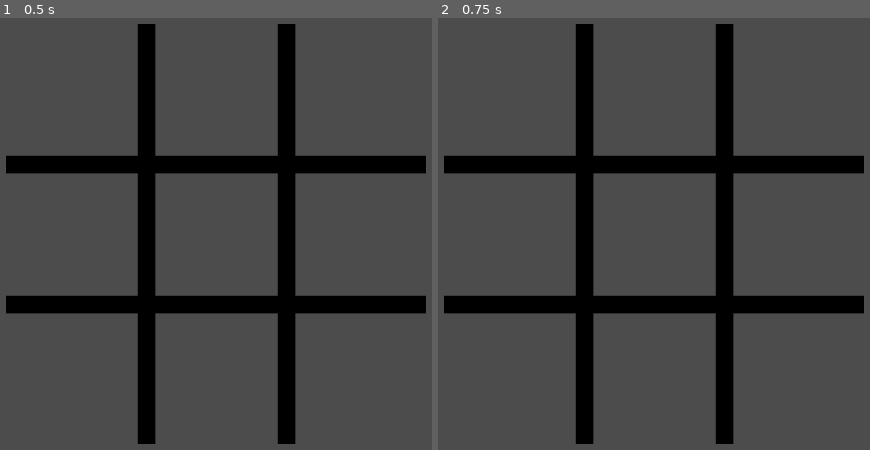
Above: before the commit, frames 1-2 (left to right).
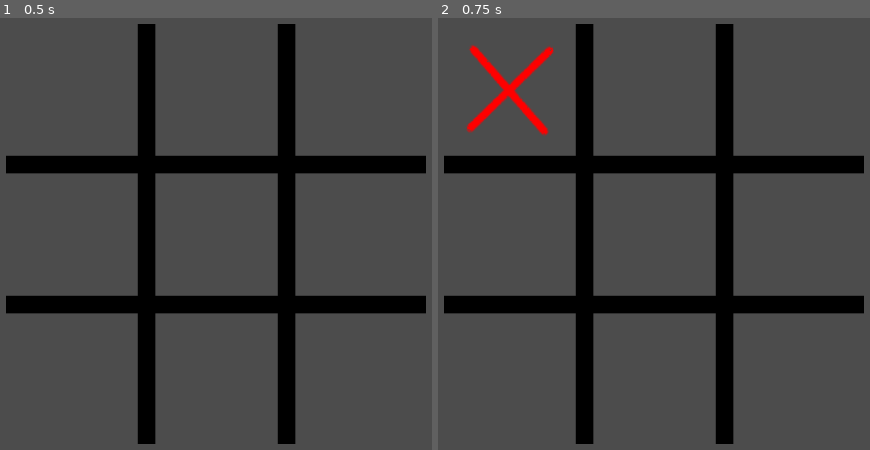
Above: after the commit, the same moments.

Repository: edd34/TicTacToe_Godot
Game: Godot game, scene res://Scenes/Play.tscn
The game is run twice, just before and just after one commit, with the same random seed, the same clock (stepped at 60 frames per second) and the same inputs. The project has no main scene, so this scene is started directly.
Inputs (mouse positions are in pixels of both pictures, inside the frame that each line leads up to):
- Up to frame 1 (0.5 s): no input
- Up to frame 2 (0.75 s): click (511, 91) at 0.52 s

Frame 1 is identical in both runs. In frame 2, 1.1% of the frame differs, in the area x 6-27%, y 6-28%.

Commit message:
attached script for playing one player game

Diff:
--- a/Scenes/Play.tscn
+++ b/Scenes/Play.tscn
@@ -1,11 +1,349 @@
-[gd_scene load_steps=2 format=2]
+[gd_scene load_steps=4 format=2]
 
 [ext_resource path="res://Assets/board.png" type="Texture" id=1]
+[ext_resource path="res://Scripts/Sprite_player.gd" type="Script" id=2]
+[ext_resource path="res://Scripts/button/button.gd" type="Script" id=3]
 
 [node name="Node" type="Node" index="0"]
 
 [node name="grid" type="Sprite" parent="." index="0"]
 
+editor/display_folded = true
 position = Vector2( 240, 320 )
 scale = Vector2( 1.16667, 1.16667 )
 texture = ExtResource( 1 )
+_sections_unfolded = [ "Transform" ]
+
+[node name="0" type="Node2D" parent="grid" index="0"]
+
+editor/display_folded = true
+position = Vector2( -123.347, -123.362 )
+scale = Vector2( 1.7704, 1.76991 )
+_sections_unfolded = [ "Transform" ]
+
+[node name="Sprite" type="Sprite" parent="grid/0" index="0"]
+
+script = ExtResource( 2 )
+
+[node name="TextureButton" type="TextureButton" parent="grid/0" index="1"]
+
+anchor_left = 0.0
+anchor_top = 0.0
+anchor_right = 0.0
+anchor_bottom = 0.0
+margin_left = -32.0
+margin_top = -31.0
+margin_right = 32.0
+margin_bottom = 32.0
+rect_pivot_offset = Vector2( 0, 0 )
+rect_clip_content = false
+focus_mode = 2
+mouse_filter = 0
+mouse_default_cursor_shape = 0
+size_flags_horizontal = 1
+size_flags_vertical = 1
+toggle_mode = false
+enabled_focus_mode = 2
+shortcut = null
+group = null
+expand = true
+script = ExtResource( 3 )
+_sections_unfolded = [ "Anchor", "Focus", "Margin", "Rect" ]
+
+[node name="1" type="Node2D" parent="grid" index="1"]
+
+editor/display_folded = true
+position = Vector2( 0.388551, -123.362 )
+scale = Vector2( 1.65372, 1.76991 )
+_sections_unfolded = [ "Transform" ]
+
+[node name="Sprite" type="Sprite" parent="grid/1" index="0"]
+
+script = ExtResource( 2 )
+
+[node name="TextureButton" type="TextureButton" parent="grid/1" index="1"]
+
+anchor_left = 0.0
+anchor_top = 0.0
+anchor_right = 0.0
+anchor_bottom = 0.0
+margin_left = -32.0
+margin_top = -32.0
+margin_right = 32.0
+margin_bottom = 32.0
+rect_pivot_offset = Vector2( 0, 0 )
+rect_clip_content = false
+focus_mode = 2
+mouse_filter = 0
+mouse_default_cursor_shape = 0
+size_flags_horizontal = 1
+size_flags_vertical = 1
+toggle_mode = false
+enabled_focus_mode = 2
+shortcut = null
+group = null
+expand = true
+script = ExtResource( 3 )
+
+[node name="2" type="Node2D" parent="grid" index="2"]
+
+editor/display_folded = true
+position = Vector2( 124.285, -123.362 )
+scale = Vector2( 1.74107, 1.76991 )
+_sections_unfolded = [ "Transform" ]
+
+[node name="Sprite" type="Sprite" parent="grid/2" index="0"]
+
+script = ExtResource( 2 )
+
+[node name="TextureButton" type="TextureButton" parent="grid/2" index="1"]
+
+anchor_left = 0.0
+anchor_top = 0.0
+anchor_right = 0.0
+anchor_bottom = 0.0
+margin_left = -32.0
+margin_top = -32.0
+margin_right = 32.0
+margin_bottom = 31.0
+rect_pivot_offset = Vector2( 0, 0 )
+rect_clip_content = false
+focus_mode = 2
+mouse_filter = 0
+mouse_default_cursor_shape = 0
+size_flags_horizontal = 1
+size_flags_vertical = 1
+toggle_mode = false
+enabled_focus_mode = 2
+shortcut = null
+group = null
+expand = true
+script = ExtResource( 3 )
+
+[node name="3" type="Node2D" parent="grid" index="3"]
+
+editor/display_folded = true
+position = Vector2( -123.347, 0.729499 )
+scale = Vector2( 1.7704, 1.62994 )
+_sections_unfolded = [ "Transform" ]
+
+[node name="Sprite" type="Sprite" parent="grid/3" index="0"]
+
+script = ExtResource( 2 )
+
+[node name="TextureButton" type="TextureButton" parent="grid/3" index="1"]
+
+anchor_left = 0.0
+anchor_top = 0.0
+anchor_right = 0.0
+anchor_bottom = 0.0
+margin_left = -32.0
+margin_top = -32.0
+margin_right = 32.0
+margin_bottom = 32.0
+rect_pivot_offset = Vector2( 0, 0 )
+rect_clip_content = false
+focus_mode = 2
+mouse_filter = 0
+mouse_default_cursor_shape = 0
+size_flags_horizontal = 1
+size_flags_vertical = 1
+toggle_mode = false
+enabled_focus_mode = 2
+shortcut = null
+group = null
+expand = true
+script = ExtResource( 3 )
+
+[node name="4" type="Node2D" parent="grid" index="4"]
+
+editor/display_folded = true
+position = Vector2( 0.388546, 0.729492 )
+scale = Vector2( 1.65372, 1.62994 )
+_sections_unfolded = [ "Transform" ]
+
+[node name="Sprite" type="Sprite" parent="grid/4" index="0"]
+
+script = ExtResource( 2 )
+
+[node name="TextureButton" type="TextureButton" parent="grid/4" index="1"]
+
+anchor_left = 0.0
+anchor_top = 0.0
+anchor_right = 0.0
+anchor_bottom = 0.0
+margin_left = -32.0
+margin_top = -32.0
+margin_right = 31.0
+margin_bottom = 32.0
+rect_pivot_offset = Vector2( 0, 0 )
+rect_clip_content = false
+focus_mode = 2
+mouse_filter = 0
+mouse_default_cursor_shape = 0
+size_flags_horizontal = 1
+size_flags_vertical = 1
+toggle_mode = false
+enabled_focus_mode = 2
+shortcut = null
+group = null
+expand = true
+script = ExtResource( 3 )
+
+[node name="5" type="Node2D" parent="grid" index="5"]
+
+editor/display_folded = true
+position = Vector2( 124.285, 0.729492 )
+scale = Vector2( 1.74107, 1.62994 )
+_sections_unfolded = [ "Transform" ]
+
+[node name="Sprite" type="Sprite" parent="grid/5" index="0"]
+
+script = ExtResource( 2 )
+
+[node name="TextureButton" type="TextureButton" parent="grid/5" index="1"]
+
+anchor_left = 0.0
+anchor_top = 0.0
+anchor_right = 0.0
+anchor_bottom = 0.0
+margin_left = -32.0
+margin_top = -32.0
+margin_right = 31.0
+margin_bottom = 31.0
+rect_pivot_offset = Vector2( 0, 0 )
+rect_clip_content = false
+focus_mode = 2
+mouse_filter = 0
+mouse_default_cursor_shape = 0
+size_flags_horizontal = 1
+size_flags_vertical = 1
+toggle_mode = false
+enabled_focus_mode = 2
+shortcut = null
+group = null
+expand = true
+script = ExtResource( 3 )
+
+[node name="6" type="Node2D" parent="grid" index="6"]
+
+editor/display_folded = true
+position = Vector2( -123.347, 124.307 )
+scale = Vector2( 1.7704, 1.74041 )
+_sections_unfolded = [ "Transform" ]
+
+[node name="Sprite" type="Sprite" parent="grid/6" index="0"]
+
+script = ExtResource( 2 )
+
+[node name="TextureButton" type="TextureButton" parent="grid/6" index="1"]
+
+anchor_left = 0.0
+anchor_top = 0.0
+anchor_right = 0.0
+anchor_bottom = 0.0
+margin_left = -32.0
+margin_top = -32.0
+margin_right = 31.0
+margin_bottom = 32.0
+rect_pivot_offset = Vector2( 0, 0 )
+rect_clip_content = false
+focus_mode = 2
+mouse_filter = 0
+mouse_default_cursor_shape = 0
+size_flags_horizontal = 1
+size_flags_vertical = 1
+toggle_mode = false
+enabled_focus_mode = 2
+shortcut = null
+group = null
+expand = true
+script = ExtResource( 3 )
+
+[node name="7" type="Node2D" parent="grid" index="7"]
+
+editor/display_folded = true
+position = Vector2( 0.388559, 124.307 )
+scale = Vector2( 1.65372, 1.74041 )
+_sections_unfolded = [ "Transform" ]
+
+[node name="Sprite" type="Sprite" parent="grid/7" index="0"]
+
+script = ExtResource( 2 )
+
+[node name="TextureButton" type="TextureButton" parent="grid/7" index="1"]
+
+anchor_left = 0.0
+anchor_top = 0.0
+anchor_right = 0.0
+anchor_bottom = 0.0
+margin_left = -32.0
+margin_top = -32.0
+margin_right = 32.0
+margin_bottom = 32.0
+rect_pivot_offset = Vector2( 0, 0 )
+rect_clip_content = false
+focus_mode = 2
+mouse_filter = 0
+mouse_default_cursor_shape = 0
+size_flags_horizontal = 1
+size_flags_vertical = 1
+toggle_mode = false
+enabled_focus_mode = 2
+shortcut = null
+group = null
+expand = true
+script = ExtResource( 3 )
+
+[node name="8" type="Node2D" parent="grid" index="8"]
+
+editor/display_folded = true
+position = Vector2( 124.023, 124.307 )
+scale = Vector2( 1.74928, 1.74041 )
+_sections_unfolded = [ "Transform" ]
+
+[node name="Sprite" type="Sprite" parent="grid/8" index="0"]
+
+script = ExtResource( 2 )
+
+[node name="TextureButton" type="TextureButton" parent="grid/8" index="1"]
+
+anchor_left = 0.0
+anchor_top = 0.0
+anchor_right = 0.0
+anchor_bottom = 0.0
+margin_left = -32.0
+margin_top = -32.0
+margin_right = 32.0
+margin_bottom = 32.0
+rect_pivot_offset = Vector2( 0, 0 )
+rect_clip_content = false
+focus_mode = 2
+mouse_filter = 0
+mouse_default_cursor_shape = 0
+size_flags_horizontal = 1
+size_flags_vertical = 1
+toggle_mode = false
+enabled_focus_mode = 2
+shortcut = null
+group = null
+expand = true
+script = ExtResource( 3 )
+
+[connection signal="pressed" from="grid/0/TextureButton" to="grid/0/TextureButton" method="_on_TextureButton_pressed"]
+
+[connection signal="pressed" from="grid/1/TextureButton" to="grid/1/TextureButton" method="_on_TextureButton_pressed"]
+
+[connection signal="pressed" from="grid/2/TextureButton" to="grid/2/TextureButton" method="_on_TextureButton_pressed"]
+
+[connection signal="pressed" from="grid/3/TextureButton" to="grid/3/TextureButton" method="_on_TextureButton_pressed"]
+
+[connection signal="pressed" from="grid/4/TextureButton" to="grid/4/TextureButton" method="_on_TextureButton_pressed"]
+
+[connection signal="pressed" from="grid/5/TextureButton" to="grid/5/TextureButton" method="_on_TextureButton_pressed"]
+
+[connection signal="pressed" from="grid/6/TextureButton" to="grid/6/TextureButton" method="_on_TextureButton_pressed"]
+
+[connection signal="pressed" from="grid/7/TextureButton" to="grid/7/TextureButton" method="_on_TextureButton_pressed"]
+
+[connection signal="pressed" from="grid/8/TextureButton" to="grid/8/TextureButton" method="_on_TextureButton_pressed"]
--- a/Scripts/Board.gd
+++ b/Scripts/Board.gd
@@ -19,7 +19,7 @@
 func print_board():
 	print(" ", Cells[0]," ",Cells[1]," ",Cells[2])
 	print(" ", Cells[3]," ",Cells[4]," ",Cells[5])
-	print(" ", Cells[6]," ",Cells[7]," ",Cells[7])
+	print(" ", Cells[6]," ",Cells[7]," ",Cells[8])
 	pass
 
 func getWinner():
@@ -40,30 +40,30 @@
 	pass
 
 func isOutOfBound(index):
-	return (index >= 0 && index <= 8)
+	return (index < 0 || index > 8)
 
 func isCellValueAlreadySet(index):
 	return Cells[index] != 0
 
 func isWinningMoveByPlayer(player):
 	if(Cells[0] == player && Cells[1] == player && Cells[2] == player):
-		return [player,0]
+		return true
 	elif(Cells[3] == player && Cells[4] == player && Cells[5] == player):
-		return [player,1]
+		return true
 	elif(Cells[6] == player && Cells[7] == player && Cells[8] == player):
-		return [player,2]
+		return true
 	elif(Cells[0] == player && Cells[3] == player && Cells[6] == player):
-		return [player,3]
+		return true
 	elif(Cells[1] == player && Cells[4] == player && Cells[7] == player):
-		return [player,4]
+		return true
 	elif(Cells[2] == player && Cells[5] == player && Cells[8] == player):
-		return [player,5]
+		return true
 	elif(Cells[0] == player && Cells[4] == player && Cells[8] == player):
-		return [player,6]
+		return true
 	elif(Cells[2] == player && Cells[4] == player && Cells[6] == player):
-		return [player,7]
+		return true
 	else:
-		return [0,-1]
+		return false
 
 	pass
 
@@ -74,23 +74,24 @@
 		player_currentTurn = Player.X
 
 func mark_row_col(index):
-	print("mark row col")
 	if(isValid(index)):
 		Cells[index] = player_currentTurn
-		if(isWinningMoveByPlayer(player_currentTurn,index)):
+		if(isWinningMoveByPlayer(player_currentTurn)):
 			state = GameState.FINISHED
 			player_winner = player_currentTurn
-			get_node("../../UI/player_turn").text = ""
+			#get_node("../../UI/player_turn").text = ""
 			if player_winner == Player.X :
-				get_node("../../UI/Winner").text = "Winner = player X"
+				#get_node("../../UI/Winner").text = "Winner = player X"
+				print("winner = 1")
 			else:
-				get_node("../../UI/Winner").text = "Winner = player O"
-			pass
+				print("winner = 2")
+				#get_node("../../UI/Winner").text = "Winner = player O"
+
 		else:
 			flipCurrentTurn()
 
 func mark(pos):
-	mark_row_col(pos-1)
+	mark_row_col(pos)
 	pass
 
 func _ready():
@@ -102,6 +103,10 @@
 	# Initialization here
 	pass
 
+func debug_print():
+	print("current_turn ",player_currentTurn)
+	print_board()
+
 #func _process(delta):
 #	# Called every frame. Delta is time since last frame.
 #	# Update game logic here.
--- a/Scripts/Sprite_player.gd
+++ b/Scripts/Sprite_player.gd
@@ -3,8 +3,8 @@
 # class member variables go here, for example:
 # var a = 2
 # var b = "textvar"
-var sprite_X = preload("res://Assets/img/x.png")
-var sprite_O = preload("res://Assets/img/o.png")
+var sprite_X = preload("res://Assets/x.png")
+var sprite_O = preload("res://Assets/o.png")
 
 onready var parent_node = get_parent()
 
--- a/Scripts/button/button.gd
+++ b/Scripts/button/button.gd
@@ -1,22 +1,15 @@
 extends TextureButton
 
-onready var class_board = get_node("../../../model/board")
-onready var parent_node = get_parent()
-
-var player_turn = "Player turn : X"
-var player_winner = ""
-
+onready var board = get_node("/root/Board")
+onready var parent_node = int(get_parent().name)
 
 func _on_TextureButton_pressed():
-	print("pressed")
-	if class_board.state == class_board.GameState.IN_PROGRESS :
-		if class_board.player_currentTurn == class_board.Player.X :
+	if (board.state == board.GameState.IN_PROGRESS and
+	!board.isCellValueAlreadySet(parent_node)):
+		if board.player_currentTurn == board.Player.X :
 			get_node("../Sprite").setSprite_X()
-			get_node("../../../UI/player_turn").text = "player turn = O"
-		if class_board.player_currentTurn == class_board.Player.O:
+		elif board.player_currentTurn == board.Player.O :
 			get_node("../Sprite").setSprite_O()
-			get_node("../../../UI/player_turn").text = "player turn = X"
-		class_board.mark(int(parent_node.name))
-
-	class_board.print_board()
+		board.mark(parent_node)
+		board.debug_print()
 	pass # replace with function body
--- a/project.godot
+++ b/project.godot
@@ -15,7 +15,8 @@
 
 [autoload]
 
-global="*res://Scripts/global.gd"
+global="res://Scripts/global.gd"
+Board="*res://Scripts/Board.gd"
 
 [display]
 
